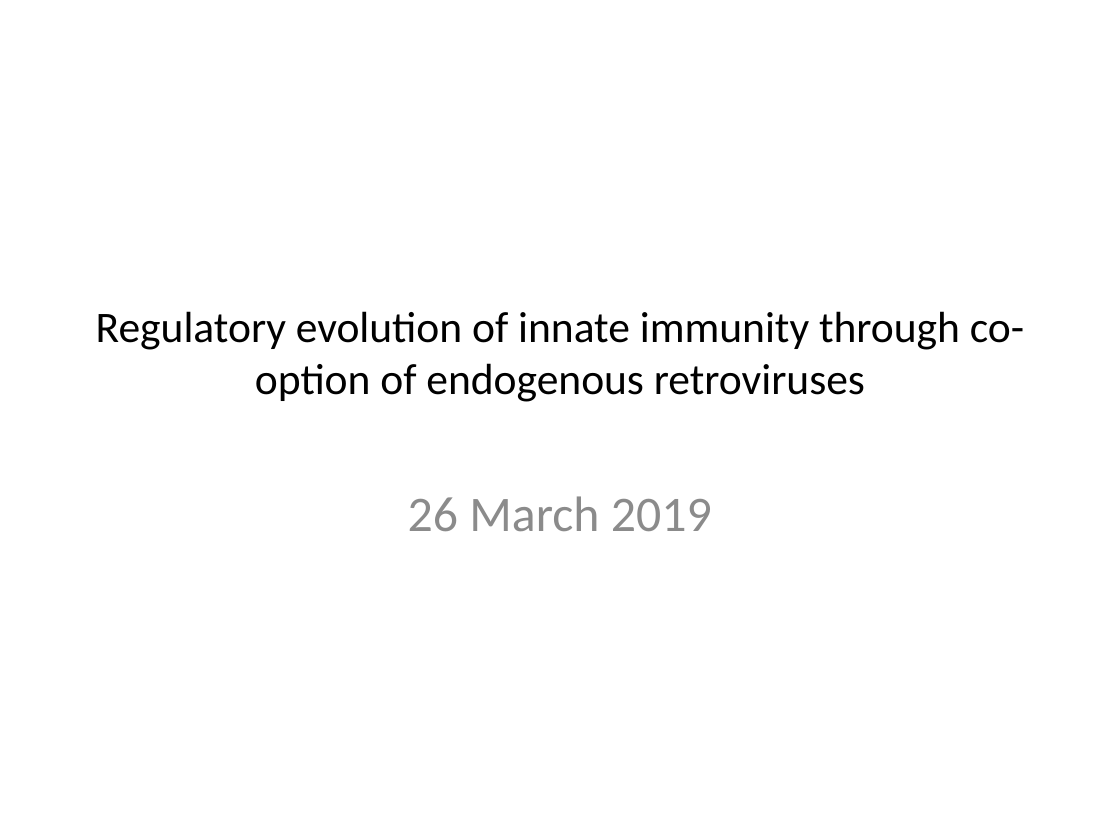
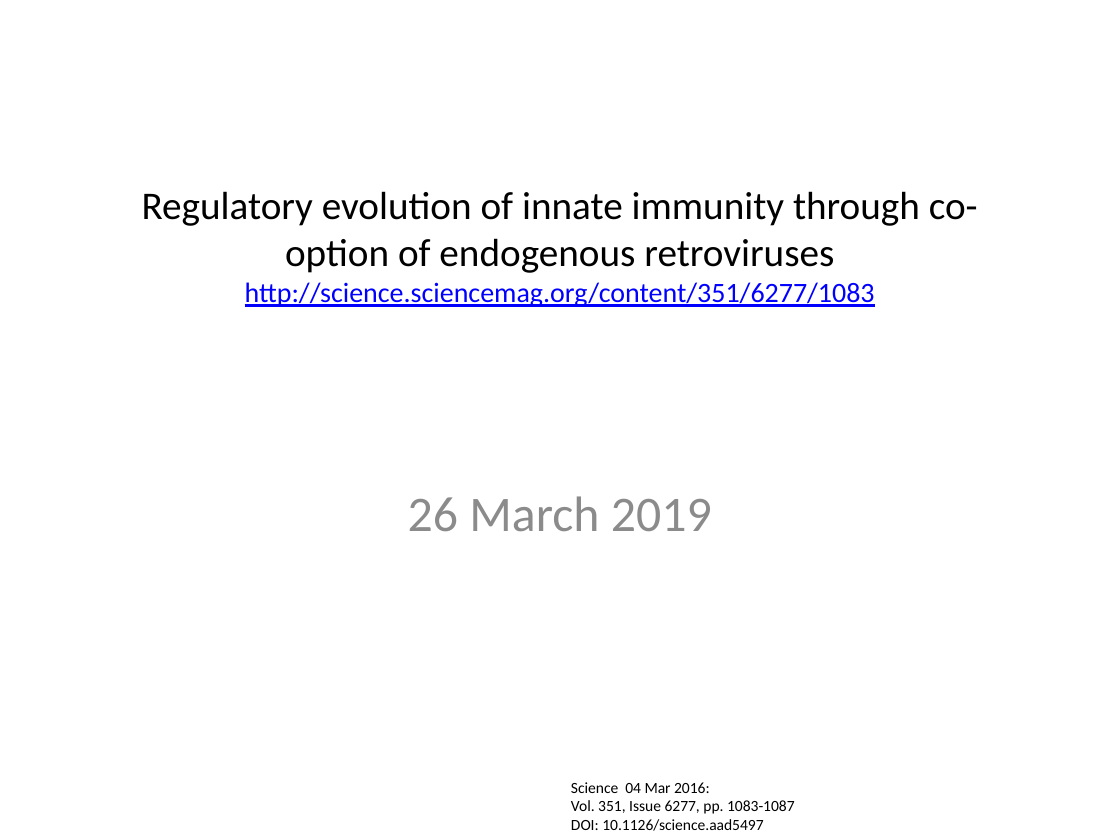
Before and after one commit to manyu90/Journal-Club-presentations, a slide deck: slide 1 of March17_2019/ERV_regulate_immunity.pptx. Drawn at 1120x840 pixels with LibreOffice and Linux fonts; fonts in the diff are those of the drawing. Boxes give left, top, right and bottom in pixels: in the first picture for what was removed or moved away, otherwise in the second. Text is boxed around its words. In the diff, an @@ line names an element or a change of style, - is before the commit and + after.

Commit message:
added ref

```diff
--- a/March17_2019/ERV_regulate_immunity.pptx
+++ b/March17_2019/ERV_regulate_immunity.pptx
@@ title at box(142, 191, 978, 307): text changed; size 28 to 25.2 pt @@
-Regulatory evolution of innate immunity through co-option of endogenous retroviruses
+Regulatory evolution of innate immunity through co-option of endogenous retroviruses
+http://science.sciencemag.org/content/351/6277/1083
@@ text added at box(571, 782, 795, 831), 10 pt, text #000000 @@
+Science 04 Mar 2016:
+Vol. 351, Issue 6277, pp. 1083-1087
+DOI: 10.1126/science.aad5497
```
